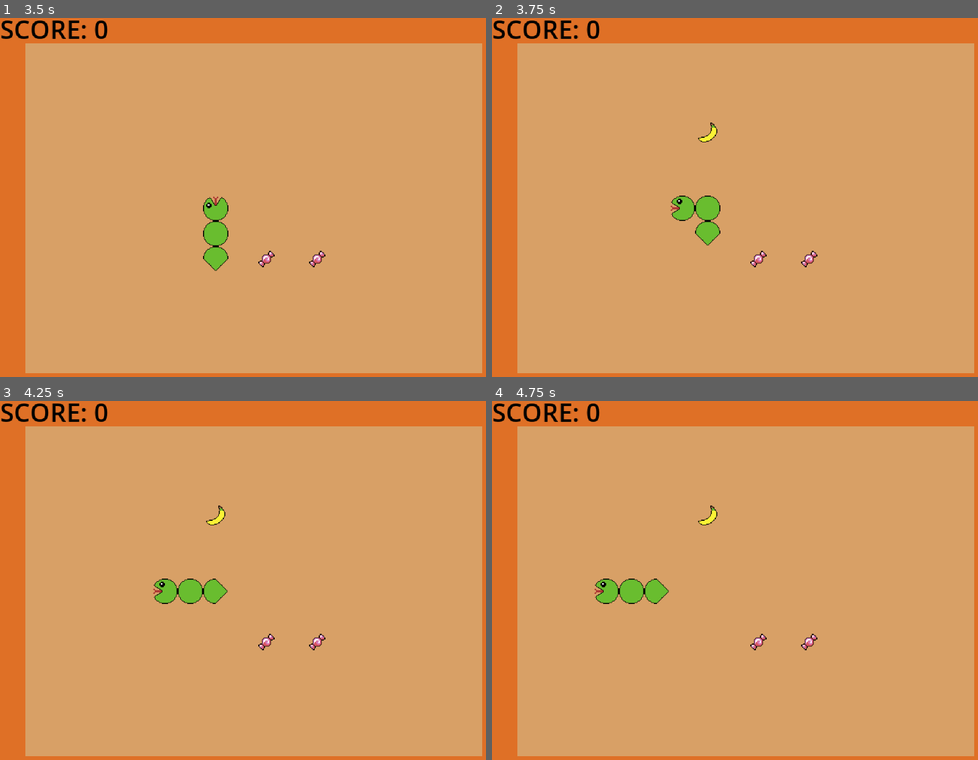
Above: before the commit, frames 1-4 (two rows, left to right).
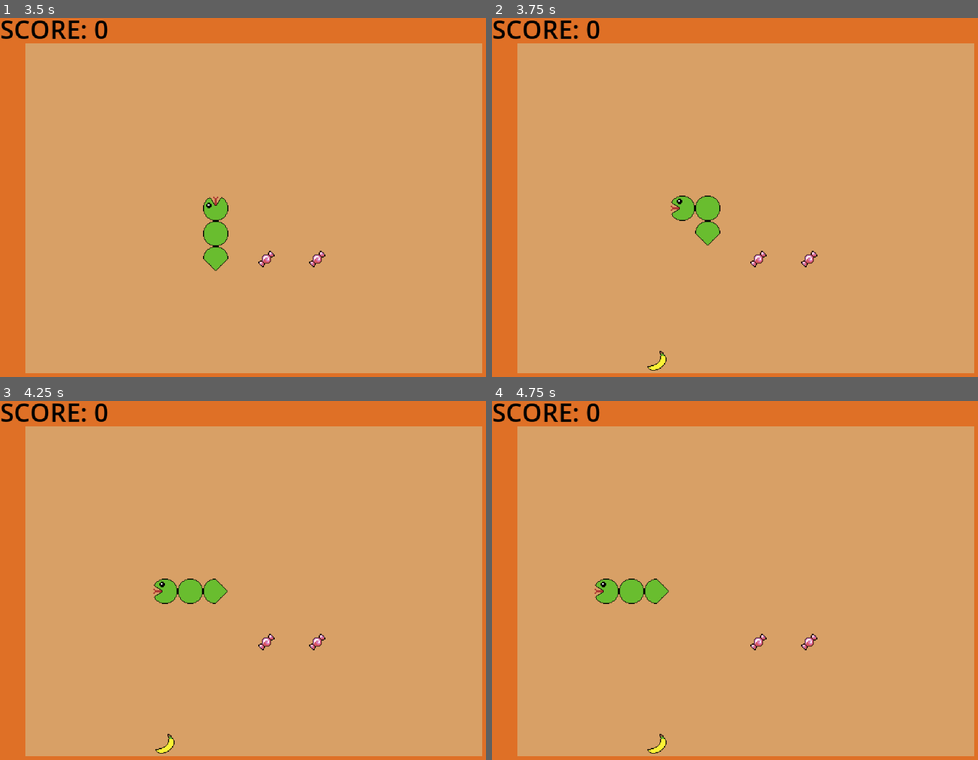
Above: after the commit, the same moments.

Repository: tkrippes/the-diabetic-pac-snake
Game: Godot game, scene res://scenes/main.tscn
The game is run twice, just before and just after one commit, with the same random seed, the same clock (stepped at 60 frames per second) and the same inputs.
Inputs:
- Up to frame 1 (3.5 s): tap Enter (enter) at 0.5, 0.6, 1.35, 2.1, 2.85 s; hold Right (move_right) 0.53-1.28 s; hold Down (move_down) 1.28-2.03 s; hold Right (move_right) 2.03-2.78 s; hold Up (move_up) from 2.78 s (still down)
- Up to frame 2 (3.75 s): release Up (move_up) at 3.53 s; hold Left (move_left) from 3.53 s (still down); tap Enter (enter) at 3.6 s
- Up to frame 3 (4.25 s): keep holding Left (move_left)
- Up to frame 4 (4.75 s): keep holding Left (move_left); tap Space at 4.25 s; tap Enter (enter) at 4.35 s

Frame 1 is identical in both runs. In frame 2, 0.2% of the frame differs, in the area x 31-47%, y 28-99%; in frame 3, 0.2%; in frame 4, 0.2%.

Commit message:
refactor: generalize fruit controller to spawn controller

Diff:
--- a/scenes/fruits/fruit_controller.tscn
+++ /dev/null
@@ -1,6 +0,0 @@
-[gd_scene load_steps=2 format=3 uid="uid://bovyxkf81qvic"]
-
-[ext_resource type="Script" uid="uid://ctajy6bcvrvby" path="res://scripts/fruits/fruit_controller.gd" id="1_qym6a"]
-
-[node name="FruitController" type="Node"]
-script = ExtResource("1_qym6a")
--- /dev/null
+++ b/scenes/spawn_controller.tscn
@@ -0,0 +1,6 @@
+[gd_scene load_steps=2 format=3 uid="uid://bovyxkf81qvic"]
+
+[ext_resource type="Script" uid="uid://ctajy6bcvrvby" path="res://scripts/spawn_controller.gd" id="1_gkhyp"]
+
+[node name="SpawnController" type="Node"]
+script = ExtResource("1_gkhyp")
--- a/scenes/world.tscn
+++ b/scenes/world.tscn
@@ -5,7 +5,7 @@
 [ext_resource type="PackedScene" uid="uid://cqqmj8c047o68" path="res://scenes/snake.tscn" id="2_4wyf3"]
 [ext_resource type="PackedScene" uid="uid://vidnq8u5568r" path="res://scenes/fruits/banana.tscn" id="4_k0juu"]
 [ext_resource type="PackedScene" uid="uid://b1wbwcah03bqv" path="res://scenes/sweets/candy.tscn" id="5_71j4m"]
-[ext_resource type="PackedScene" uid="uid://bovyxkf81qvic" path="res://scenes/fruits/fruit_controller.tscn" id="6_qfnet"]
+[ext_resource type="PackedScene" uid="uid://bovyxkf81qvic" path="res://scenes/spawn_controller.tscn" id="6_qfnet"]
 
 [node name="World" type="Node2D"]
 script = ExtResource("1_4wyf3")
@@ -25,7 +25,7 @@
 position = Vector2(336, 304)
 
 [node name="FruitController" parent="." instance=ExtResource("6_qfnet")]
-fruit_scene = ExtResource("4_k0juu")
+scene = ExtResource("4_k0juu")
 
 [connection signal="ate_fruit" from="Snake" to="." method="_on_snake_ate_fruit"]
 [connection signal="died" from="Snake" to="." method="_on_snake_died"]
--- a/scripts/fruits/fruit_controller.gd
+++ b/scripts/spawn_controller.gd
@@ -1,7 +1,7 @@
-class_name FruitController
+class_name SpawnController
 extends Node
 
-@export var fruit_scene: PackedScene
+@export var scene: PackedScene
 @export var spawn_timeout: float = 3.0
 @export var despawn_timeout: float = 10.0
 
@@ -10,7 +10,7 @@
 @export var grid_max_position := Vector2i(18, 13)
 @export var grid_offset := Vector2i(16, 16)
 
-var _current_fruit: Fruit = null
+var _current_node: Node2D = null
 var _start_timer := false
 var _elapsed_time := 0.0
 
@@ -19,12 +19,12 @@
 	if _start_timer:
 		_elapsed_time += delta
 
-		if _current_fruit == null and _elapsed_time > spawn_timeout:
-			_spawn_fruit(tile_size * Vector2i(randi_range(grid_min_position.x, grid_max_position.x),
+		if _current_node == null and _elapsed_time > spawn_timeout:
+			_spawn_node(tile_size * Vector2i(randi_range(grid_min_position.x, grid_max_position.x),
 				randi_range(grid_min_position.y, grid_max_position.y)) + grid_offset)
 			_elapsed_time = 0.0
-		elif _current_fruit != null and _elapsed_time > despawn_timeout:
-			_despawn_fruit()
+		elif _current_node != null and _elapsed_time > despawn_timeout:
+			_despawn_node()
 			_elapsed_time = 0.0
 
 
@@ -35,21 +35,21 @@
 func stop() -> void:
 	_start_timer = false
 	_elapsed_time = 0.0
-	if _current_fruit != null:
-		_despawn_fruit()
+	if _current_node != null:
+		_despawn_node()
 
 
 func reset_timer() -> void:
 	_elapsed_time = 0.0
 
 
-func _spawn_fruit(position: Vector2i) -> void:
-	_current_fruit = fruit_scene.instantiate()
-	_current_fruit.position = position
+func _spawn_node(position: Vector2i) -> void:
+	_current_node = scene.instantiate()
+	_current_node.position = position
 
-	add_child(_current_fruit)
+	add_child(_current_node)
 
 
-func _despawn_fruit() -> void:
-	_current_fruit.queue_free()
-	_current_fruit = null
+func _despawn_node() -> void:
+	_current_node.queue_free()
+	_current_node = null
--- a/scripts/world.gd
+++ b/scripts/world.gd
@@ -9,7 +9,7 @@
 
 @onready var snake: Snake = $Snake
 
-@onready var fruit_controller: FruitController = $FruitController
+@onready var fruit_controller: SpawnController = $FruitController
 
 @onready var sweets: Array[Node2D] = [$Candy1, $Candy2]
 @onready var initial_sweet_positions: Array[Vector2] = [sweets[0].position, sweets[1].position]
Renamed: scripts/fruits/fruit_controller.gd.uid -> scripts/spawn_controller.gd.uid
